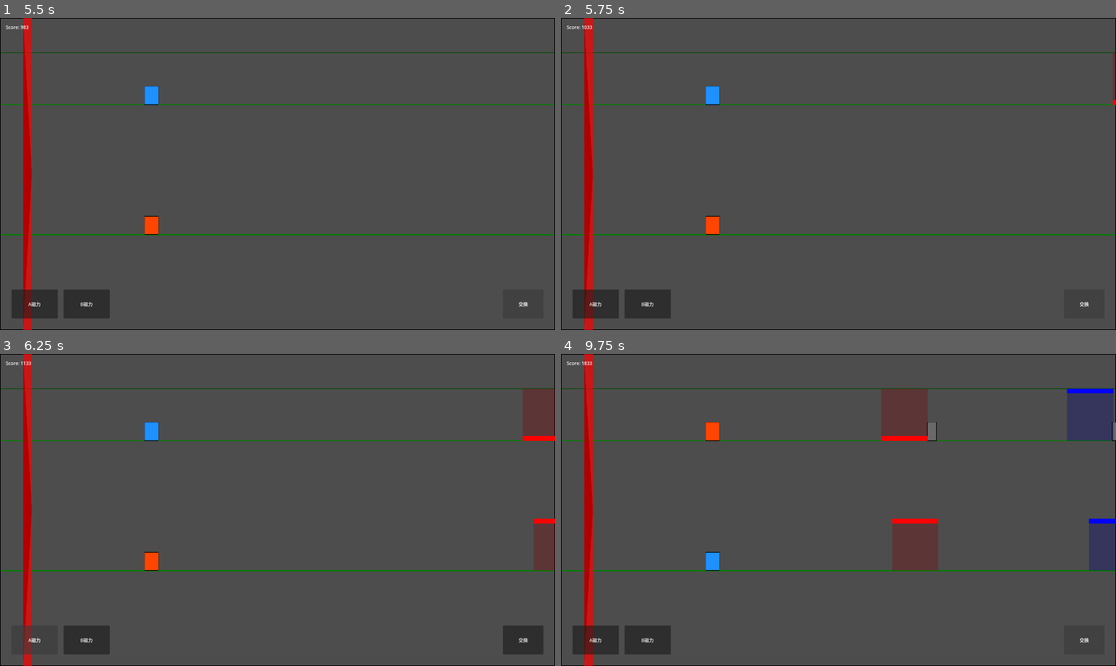
Above: before the commit, frames 1-4 (two rows, left to right).
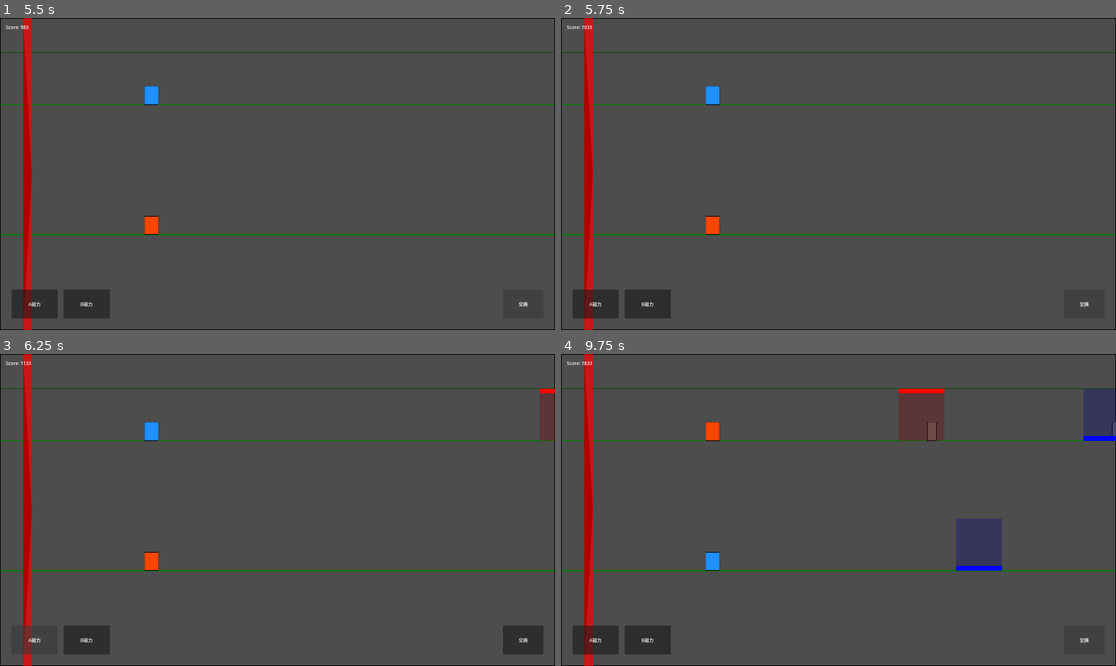
Above: after the commit, the same moments.

Repository: GeorgeMee/Magnetix
Game: Godot game, scene res://src/scenes/ui/start_menu.tscn
Two runs of this game, one before a commit and one after it. Both use one fixed random seed, a clock stepped at 60 frames per second and the inputs below.
Inputs:
- Up to frame 1 (5.5 s): click "开始游戏" at 0.5 s; click "A磁力" at 1.25 s; click "B磁力" at 2 s; click "交换" at 2.75 s; click "A磁力" at 3.5 s; click "B磁力" at 4.25 s; click "交换" at 5 s
- Up to frame 2 (5.75 s): no input
- Up to frame 3 (6.25 s): click "A磁力" at 5.75 s
- Up to frame 4 (9.75 s): click "B磁力" at 6.5 s; click "交换" at 7.25 s; hold Q (magnetism_a) 8.03-8.78 s; tap Q (magnetism_a) at 8.85 s; hold W (magnetism_b) from 9.53 s (still down)

Frame 1 is identical in both runs. In frame 2, less than 0.1% of the frame differs, in the area x 99-100%, y 11-28%; in frame 3, 0.2%; in frame 4, 1.0%, in the area x 57-100%, y 11-70%.

Commit message:
Keyboard input + fix magnet overlap + flip magnetic rule direction

Diff:
--- a/src/scripts/game/chunk_spawner.gd
+++ b/src/scripts/game/chunk_spawner.gd
@@ -34,16 +34,10 @@
 	if rng.randi_range(0, 2) == 0:
 		_spawn_wall(world_x + 300, 1)
 
-	var placements : Array[Magnet.Placement] = [Magnet.Placement.CEILING, Magnet.Placement.FLOOR]
-	var polarities : Array[Magnet.Polarity] = [Magnet.Polarity.NORTH, Magnet.Polarity.SOUTH]
-
 	for lane in [0, 1]:
-		var count := rng.randi_range(1, 2)
-		for _i in range(count):
-			var offset := rng.randf_range(0, chunk_width - 200)
-			var p_place : Magnet.Placement = placements[rng.randi_range(0, 1)]
-			var p_pol : Magnet.Polarity = polarities[rng.randi_range(0, 1)]
-			_spawn_magnet(world_x + offset, lane, p_place, p_pol, 160.0)
+		var p_place : Magnet.Placement = Magnet.Placement.CEILING if rng.randi_range(0, 1) == 0 else Magnet.Placement.FLOOR
+		var p_pol : Magnet.Polarity = Magnet.Polarity.NORTH if rng.randi_range(0, 1) == 0 else Magnet.Polarity.SOUTH
+		_spawn_magnet(world_x + 100.0 + lane * 200.0, lane, p_place, p_pol, 160.0)
 
 func _spawn_wall(world_x : float, lane : int) -> void:
 	var wall := wall_scene.instantiate() as Wall
--- a/src/scripts/game/input_manager.gd
+++ b/src/scripts/game/input_manager.gd
@@ -9,6 +9,9 @@
 
 var magnetism_a_held : bool = false
 var magnetism_b_held : bool = false
+
+func _ready() -> void:
+	set_process_input(true)
 
 func _input(event : InputEvent) -> void:
 	if GameManager.state != GameManager.GameState.PLAYING:
--- a/src/scripts/game/magnet.gd
+++ b/src/scripts/game/magnet.gd
@@ -65,8 +65,8 @@
 
 func get_force_direction(character : Character) -> float:
 	if polarity == character.character_polarity:
-		return 1.0
-	return -1.0
+		return -1.0
+	return 1.0
 
 func get_vertical_force(character : Character) -> float:
 	var direction := get_force_direction(character)
--- a/src/scripts/game/magnet_manager.gd
+++ b/src/scripts/game/magnet_manager.gd
@@ -25,14 +25,14 @@
 		var dir := magnet.get_force_direction(character)
 		if dir < 0:
 			if magnet.placement == Magnet.Placement.CEILING:
+				has_floor = true
+			else:
 				has_ceiling = true
-			else:
-				has_floor = true
 		else:
 			if magnet.placement == Magnet.Placement.FLOOR:
+				has_floor = true
+			else:
 				has_ceiling = true
-			else:
-				has_floor = true
 	if has_ceiling:
 		return Character.Surface.CEILING
 	if has_floor:
